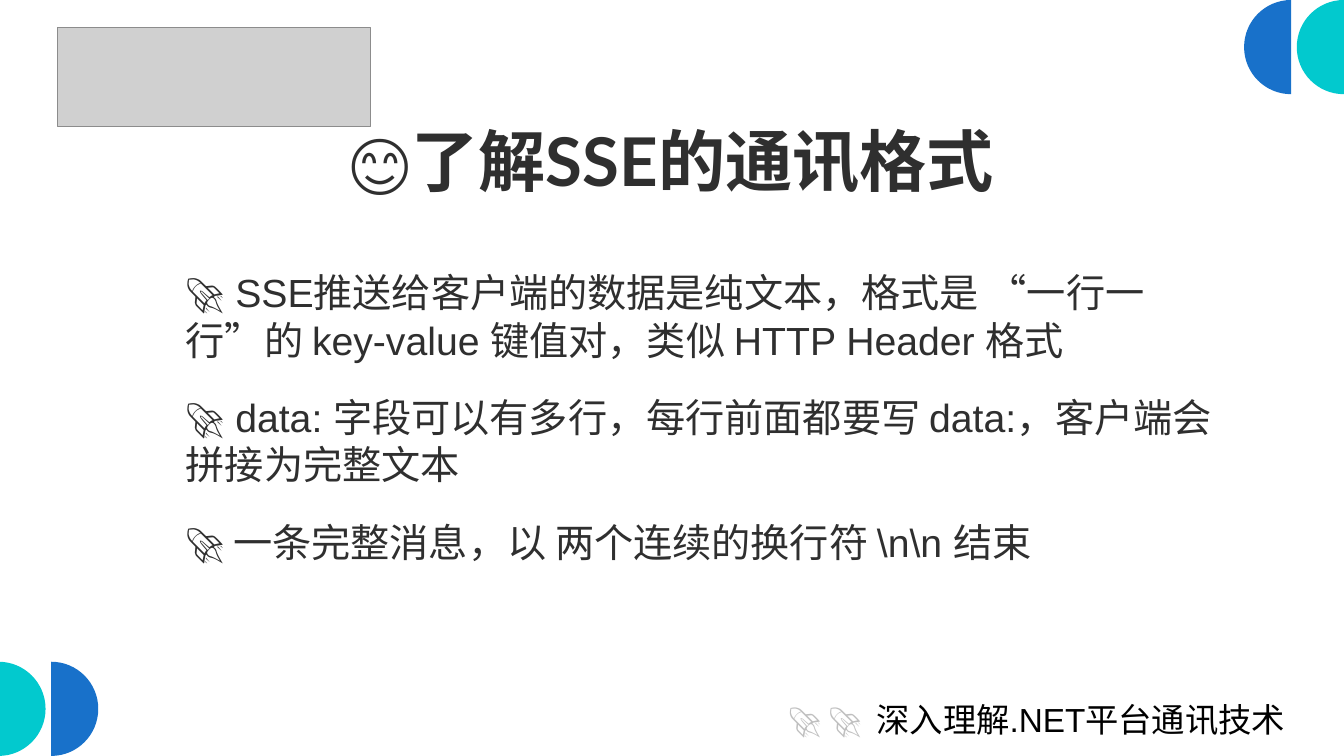
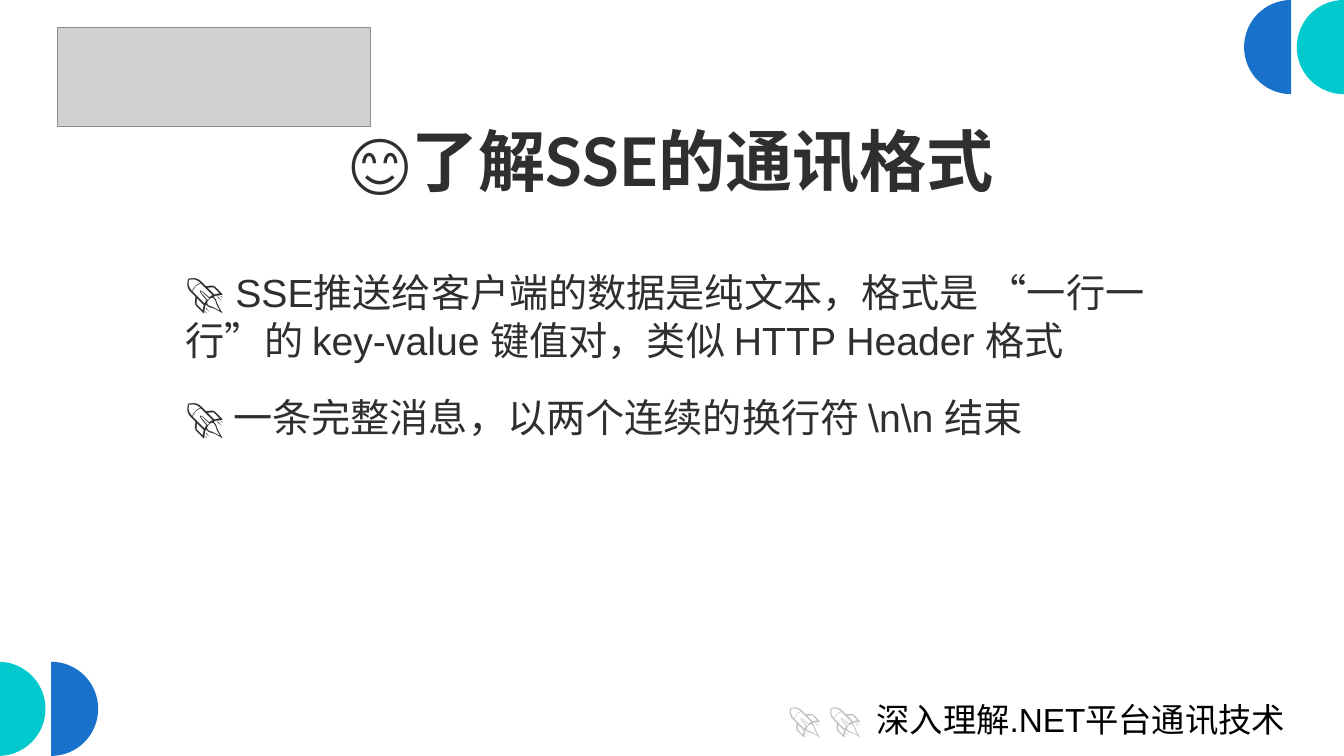
Before and after one commit to scottfly189/dotnet_net_course, a slide deck: slide 6 of src/8.SseDemo/sse_client.odp (slide 7 before the commit). Drawn at 1344x756 pixels with LibreOffice and Linux fonts; fonts in the diff are those of the drawing; grey boxes stand for pictures. Boxes give left, top, right and bottom in pixels: in the first picture for what was removed or moved away, otherwise in the second. Text is boxed around its words. In the diff, an @@ line names an element or a change of style, - is before the commit and + after.

```diff
--- a/src/8.SseDemo/sse_client.odp
+++ b/src/8.SseDemo/sse_client.odp
@@ text at [233, 398, 1022, 436]: text changed @@
-🚀 data: 字段可以有多行，每行前面都要写 data:，客户端会拼接为完整文本
-🚀 一条完整消息，以 两个连续的换行符 \n\n 结束
+🚀 一条完整消息，以两个连续的换行符 \n\n 结束
```
Also in this commit, not shown: 16 other slides changed, 1 slide removed.
